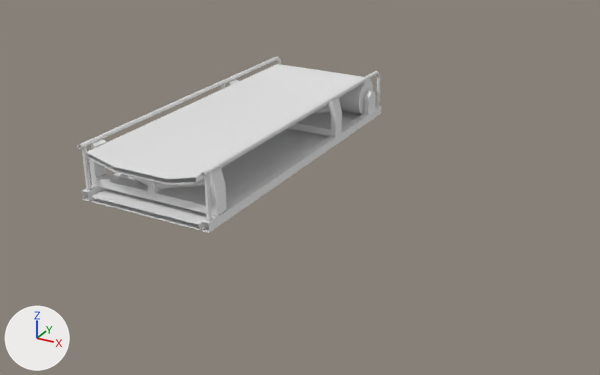
Renders of the FBX model Construction URP/Assets/Conveyor Project/Art/Models/conveyor.fbx from each side of a commit.
Rendered twice from a camera (50 mm lens) standing at (0.95, -5.92, 2.28) and looking at (-2.09, -0.39, -0.49). Arrows for +X, +Y and +Z are at lower left; the lights stay in place. Where no turn or scale is listed for an object, it has been applied to the vertices. Vertices at the same position are counted once.

Before the edit, the objects in view are built like this:
```python
me_conveyer_end = bpy.data.meshes.new('Conveyer_end')
me_conveyer_end.from_pydata(...)  # 960 vertices, 910 faces; spans x -0.64..0.62, y -1.07..0.48, z -0.19..0.27
me_conveyer_end.materials.append(mat_material_002)  # its picture is missing
me_conveyer_final_25_01_2021 = bpy.data.meshes.new('Conveyer Final 25_01_2021')
me_conveyer_final_25_01_2021.from_pydata(...)  # 76 vertices, 38 faces; spans x -0.595..0.595, y -0.755..0.743, z -0.169..0.296
me_conveyer_final_25_01_2021.materials.append(mat_material_002)  # its picture is missing
me_detail_rolls = bpy.data.meshes.new('Detail_Rolls')
me_detail_rolls.from_pydata(...)  # 122 vertices, 73 faces; spans x -0.595..0.595, y -0.143..0.064, z -0.103..0.268
me_detail_rolls.materials.append(mat_material_002)  # its picture is missing
ob_conveyer_end = bpy.data.objects.new('Conveyer_end', me_conveyer_end)
ob_conveyer_end.location = (-2.804, 1.013, -0.221)
ob_conveyer_procedural_belt = bpy.data.objects.new('Conveyer Procedural Belt', me_conveyer_final_25_01_2021)
ob_conveyer_procedural_belt.location = (-2.783, -0.803, -0.243)
ob_detail_rolls = bpy.data.objects.new('Detail_Rolls', me_detail_rolls)
ob_detail_rolls.location = (-2.783, -1.384, -0.226)
```
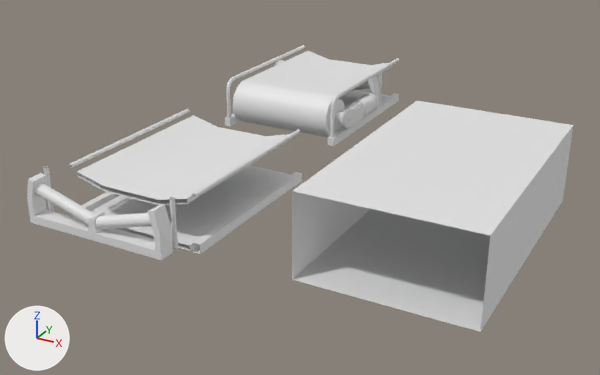
Where the newer file only moved an object's origin or applied its transform, the numbers keep the older frame.

Pixel boxes [x1, y1, x2, y2] of what changed, in the pictures (600 x 375 px):
'Conveyor Collider', added
    after: [292, 101, 573, 332]
'Conveyer Procedural Belt', mesh turned
    before: [78, 93, 308, 233]
    after: [68, 109, 302, 254]
'Conveyer_end', mesh turned
    before: [195, 57, 382, 164]
    after: [225, 45, 400, 146]
'Detail_Rolls', mesh turned
    before: [82, 139, 227, 220]
    after: [27, 166, 178, 260]

What changed in the scene script:
```text
Change me_conveyer_final_25_01_2021:
    where me_conveyer_final_25_01_2021.from_pydata(...)  # 76 vertices, 38 faces; spans x -0.595..0.595, y -0.755..0.743, z -0.169..0.296
    used by ob_conveyer_procedural_belt; location = (-2.783, -0.803, -0.243)
    me_conveyer_final_25_01_2021 part 1: the whole mesh is turned 180 degrees about the z axis through its middle, then moved by (0.0, -0.116, -0.116)
Change me_conveyer_end:
    where me_conveyer_end.from_pydata(...)  # 960 vertices, 910 faces; spans x -0.64..0.62, y -1.07..0.48, z -0.19..0.27
    used by ob_conveyer_end; location = (-2.804, 1.013, -0.221)
    me_conveyer_end part 2: the whole mesh is turned -180 degrees about the z axis through its middle, then moved by (0.02, 0.57, -0.03)
Change me_detail_rolls:
    where me_detail_rolls.from_pydata(...)  # 122 vertices, 73 faces; spans x -0.595..0.595, y -0.143..0.064, z -0.103..0.268
    used by ob_detail_rolls; location = (-2.783, -1.384, -0.226)
    me_detail_rolls part 3: the whole mesh is turned -180 degrees about the z axis through its middle, then moved by (0.0, -0.575, -0.047)
Add me_conveyor_collider:
    me_conveyor_collider.from_pydata([(-0.6, 1.0, -0.3), (-0.6, -1.0, -0.3), (-0.6, 1.0, 0.3), (-0.6, -1.0, 0.3), (0.6, 1.0, -0.3), (0.6, -1.0, -0.3), (0.6, 1.0, 0.3), (0.6, -1.0, 0.3)], [], [(0, 1, 3, 2), (2, 3, 7, 6), (6, 7, 5, 4), (4, 5, 1, 0)])
Add ob_conveyor_collider:
    ob_conveyor_collider = bpy.data.objects.new('Conveyor Collider', me_conveyor_collider)
    ob_conveyor_collider.location = (-0.656, -1.0, -0.014)
```
